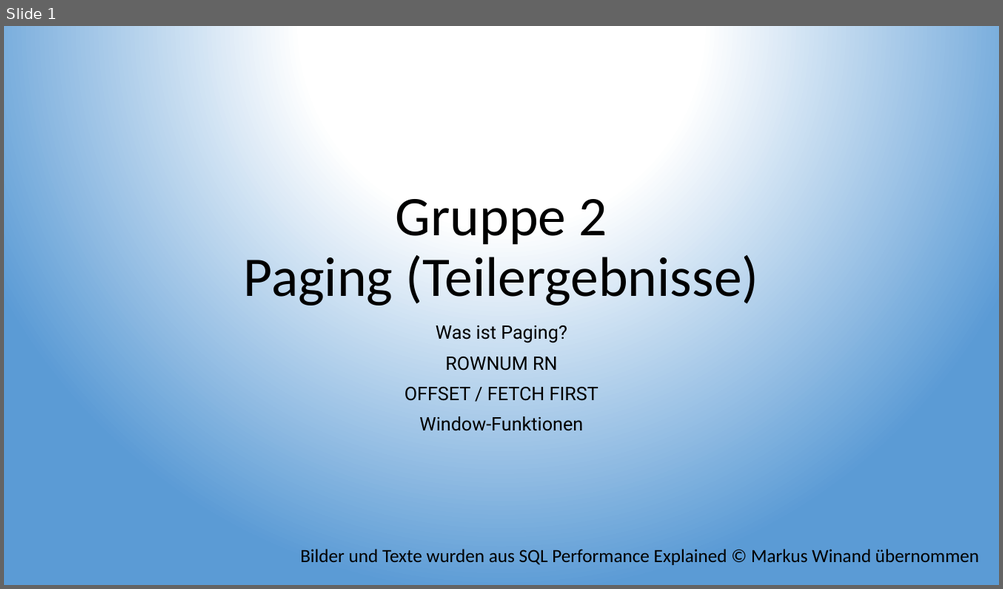
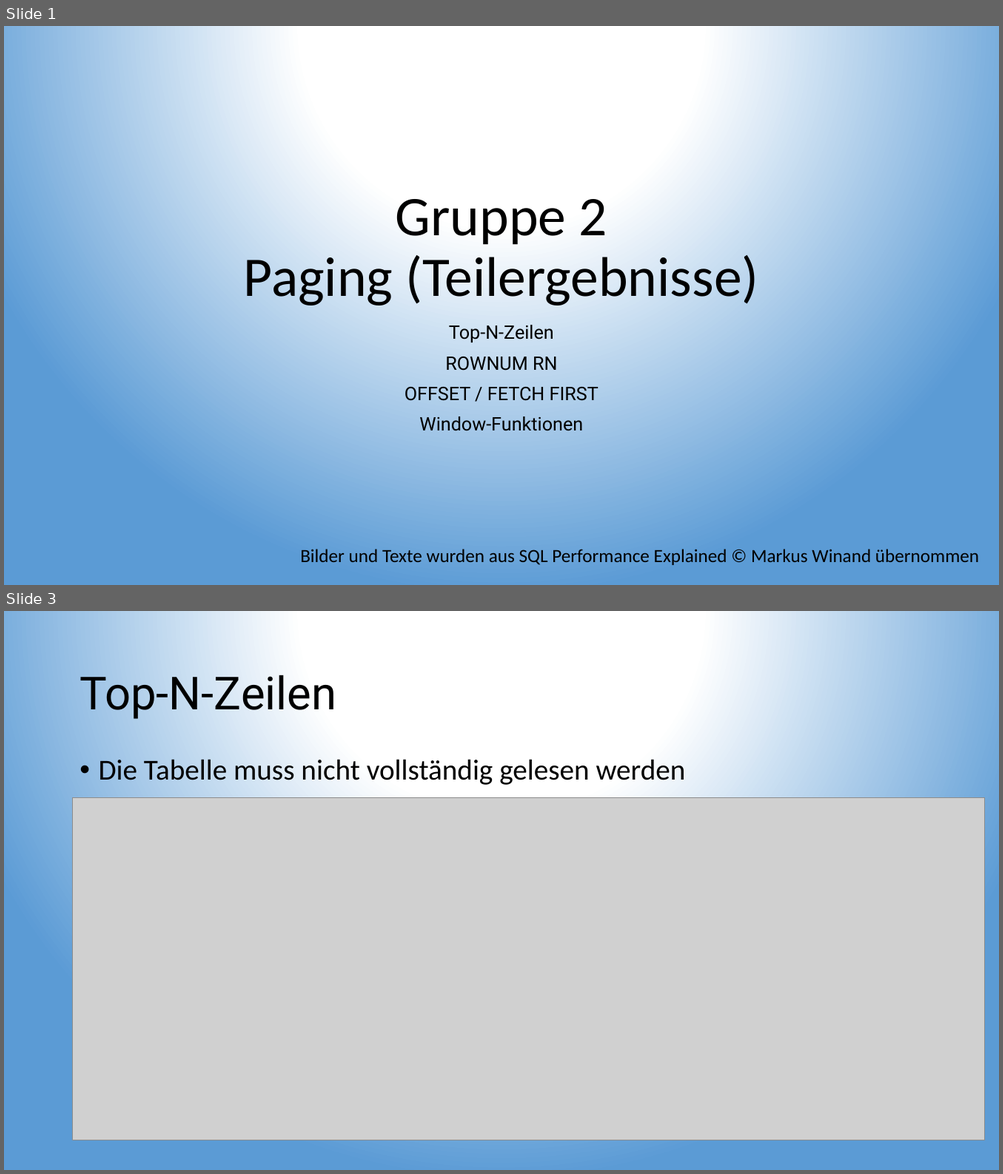
Before and after one commit to TobiaszMylak/DBI-Pr-sentation, a slide deck: DBI Präsentation Gruppe 2 - Teilthema Paging.pptx. Shown one above the other, each under a label of ours: slide 1 before the commit, slides 1 and 3 after it; the slides between them are not shown. The pictures are 1003x589 and 1003x1174 pixels, drawn with LibreOffice and Linux fonts; fonts in the diff are those of the drawing; grey boxes stand for pictures. Boxes give left, top, right and bottom in pixels: in the first picture for what was removed or moved away, otherwise in the second. Text is boxed around its words. In the diff, an @@ line names an element or a change of style, - is before the commit and + after.

Commit message:
Aktualisierung der Folien zum Teilthema Paging

```diff
--- a/DBI Präsentation Gruppe 2 - Teilthema Paging.pptx
+++ b/DBI Präsentation Gruppe 2 - Teilthema Paging.pptx
@@ slide 3 added at bbox=[4, 611, 999, 1170], background gradient #FFFFFF to #5B9BD5 @@
@@ title added at bbox=[79, 668, 336, 721], 44 pt, text #000000 @@
+Top-N-Zeilen
@@ text added at bbox=[99, 759, 686, 785], 28 pt, text #000000 @@
+• Die Tabelle muss nicht vollständig gelesen werden
@@ picture added at bbox=[73, 798, 984, 1141] @@
@@ slide 1 changed as well @@
@@ subtitle at bbox=[449, 325, 554, 343]: text changed @@
-Was ist Paging?
+Top-N-Zeilen
```
Also in this commit, not shown: 3 other slides changed, 2 other slides added, 1 slide removed.
